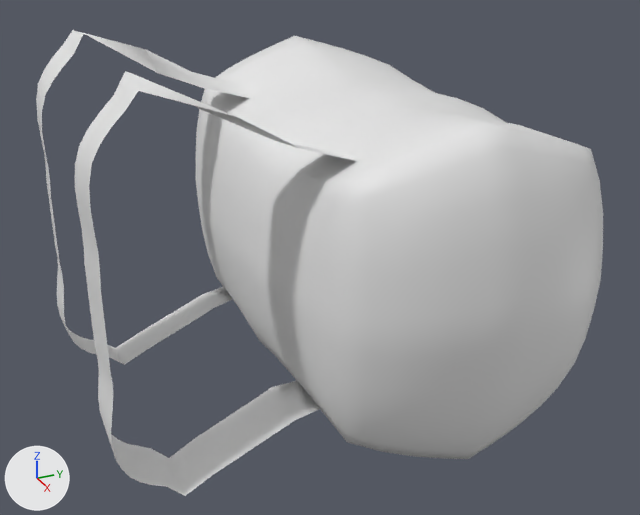
The OBJ model dedo/data/bags/backpack_0_dense.obj, before and after one commit.
Before and after are seen from a camera (50 mm lens) standing at (1.144, -0.487, 0.503) and looking at (0.032, 0.013, -0.053). The axes (+X, +Y, +Z) are drawn at lower left. The lights are the same throughout. Where no turn or scale is listed for an object, it has been applied to the vertices. Vertices at the same position are counted once.

Objects in the first picture: 'backpack_0.003'.
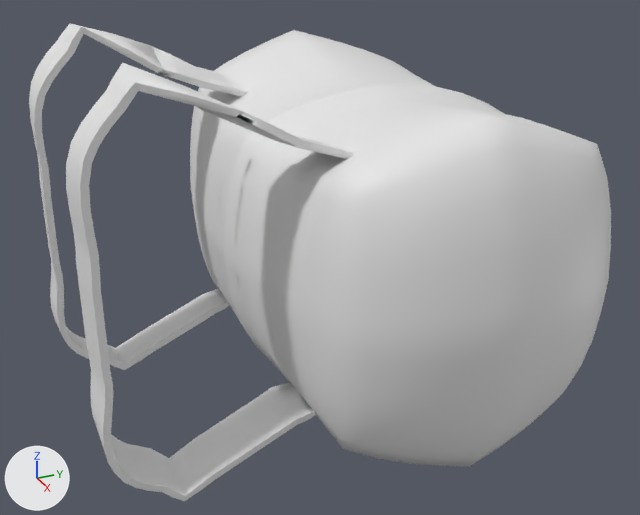
What changed in the scene script:
```text
Change me_backpack_0_003:
    used by ob_backpack_0_003; location = (0.0, 0.0, 0.0)
    remove me_backpack_0_003.from_pydata(...)  # 1950 vertices, 3644 faces; spans x -0.369..0.369, y -0.35..0.35, z -0.275..0.275
    add me_backpack_0_003.from_pydata(...)  # 4038 vertices, 7950 faces; spans x -0.379..0.379, y -0.36..0.36, z -0.284..0.284
    me_backpack_0_003 part 1: 2088 vertices added at x -0.379..0.379, y -0.36..0.36, z -0.284..0.284
```

What differs and where, as boxes [x1, y1, x2, y2] in the pictures (640 x 515 px):
'backpack_0.003', reshaped
    before: [36, 30, 603, 496]
    after: [29, 24, 611, 501]
part 1 of me_backpack_0_003, added
    after: [29, 24, 611, 501]
